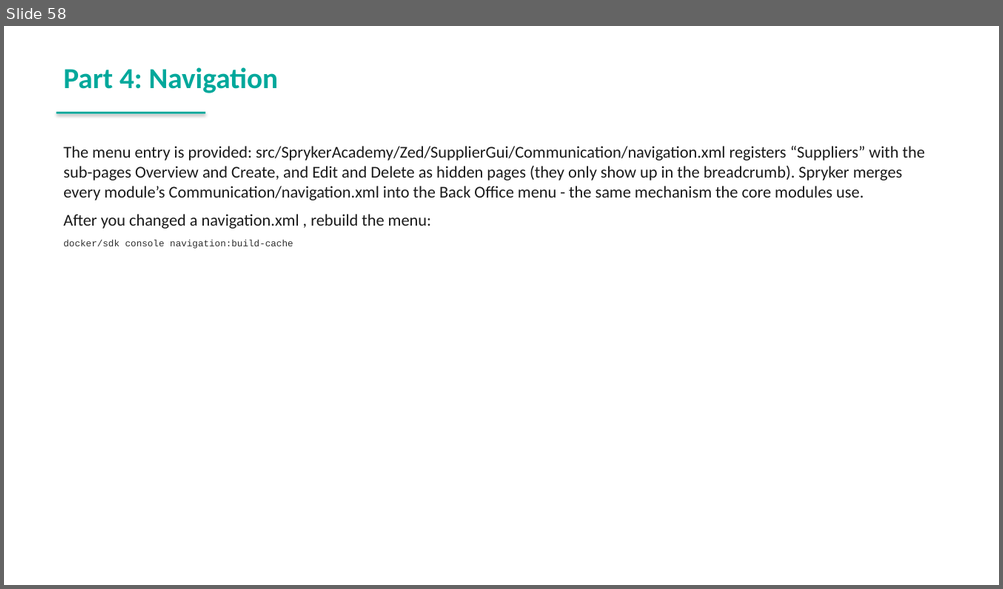
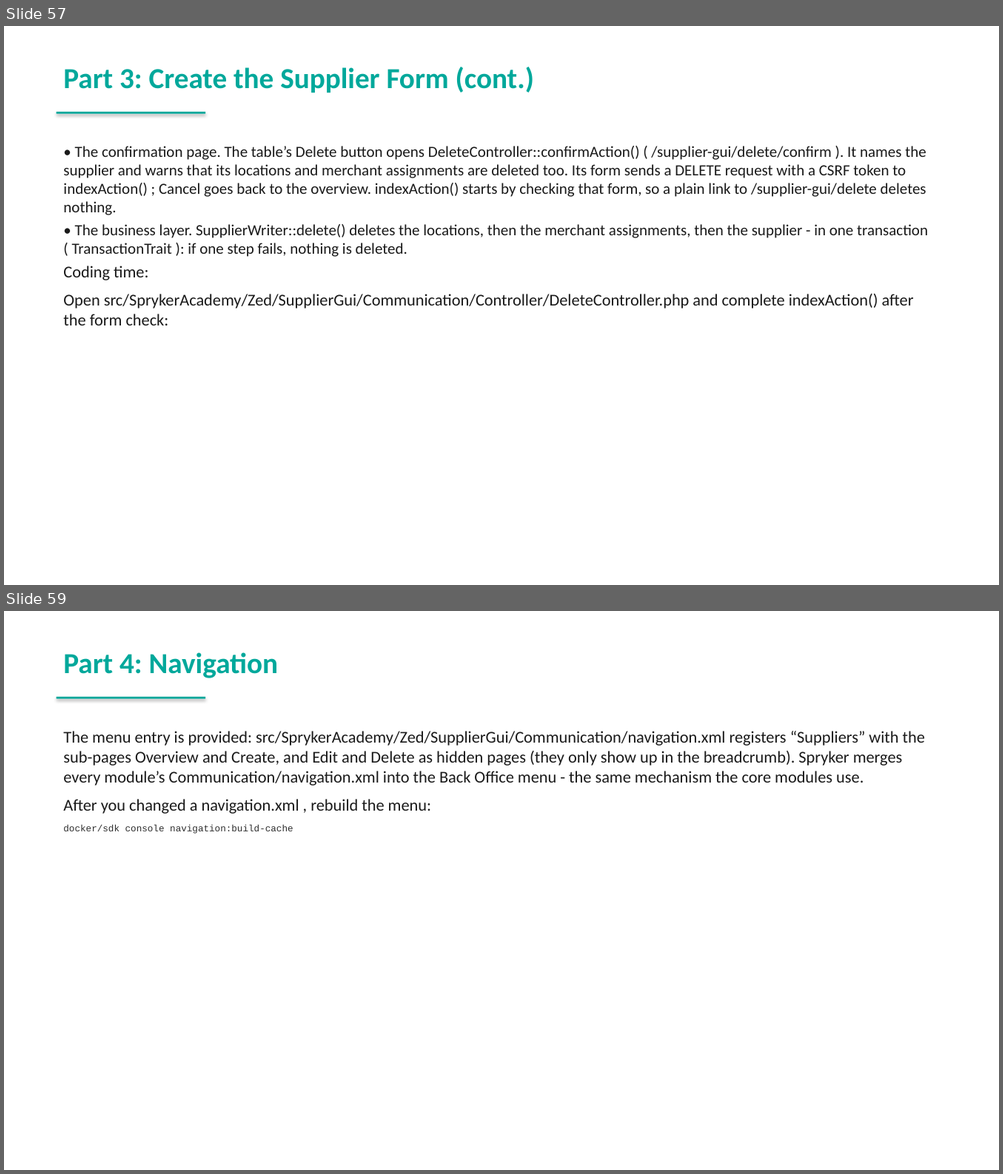
Before and after one commit to spryker-academy/instructor-exercises, a slide deck: guides-pptx/spryker-academy-professional.pptx. Shown one above the other, each under a label of ours: slide 58 before the commit, slides 57 and 59 after it; the slides between them are not shown. The pictures are 1003x589 and 1003x1174 pixels, drawn with LibreOffice and Linux fonts; fonts in the diff are those of the drawing. Boxes give left, top, right and bottom in pixels: in the first picture for what was removed or moved away, otherwise in the second. Text is boxed around its words. In the diff, an @@ line names an element or a change of style, - is before the commit and + after.

```diff
--- a/guides-pptx/spryker-academy-professional.pptx
+++ b/guides-pptx/spryker-academy-professional.pptx
@@ slide 57 added at (x1=4, y1=26, x2=999, y2=585), background #FFFFFF @@
@@ text added at (x1=63, y1=67, x2=534, y2=93), 28 pt, text #00A89B, bold @@
+Part 3: Create the Supplier Form (cont.)
@@ rectangle added at (x1=57, y1=112, x2=205, y2=114), fill #00A89B @@
@@ text added at (x1=63, y1=146, x2=928, y2=326), 15 pt, text #1A1A1A @@
+• The confirmation page. The table’s Delete button opens DeleteController::confirmAction() ( /supplier-gui/delete/confirm ). It names the supplier and warns that its locations and merchant assignments are deleted too. Its form sends a DELETE request with a CSRF token to indexAction() ; Cancel goes back to the overview. indexAction() starts by checking that form, so a plain link to /supplier-gui/delete deletes nothing.
+• The business layer. SupplierWriter::delete() deletes the locations, then the merchant assignments, then the supplier - in one transaction ( TransactionTrait ): if one step fails, nothing is deleted.
+Coding time:
+Open src/SprykerAcademy/Zed/SupplierGui/Communication/Controller/DeleteController.php and complete indexAction() after the form check:
@@ what was slide 58 is now slide 59 @@
```
Also in this commit, not shown: 9 slides changed, 2 other files.
